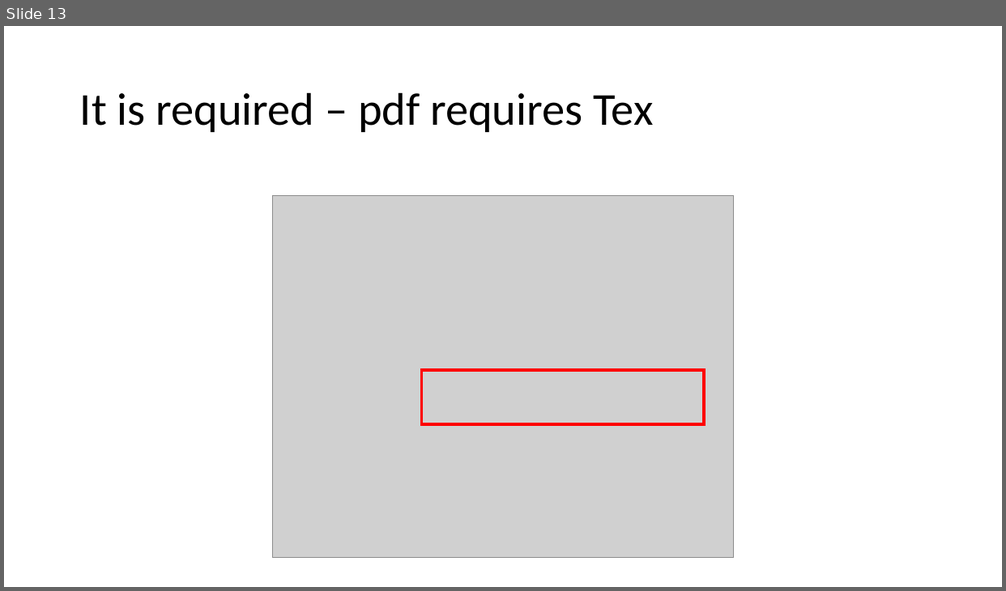
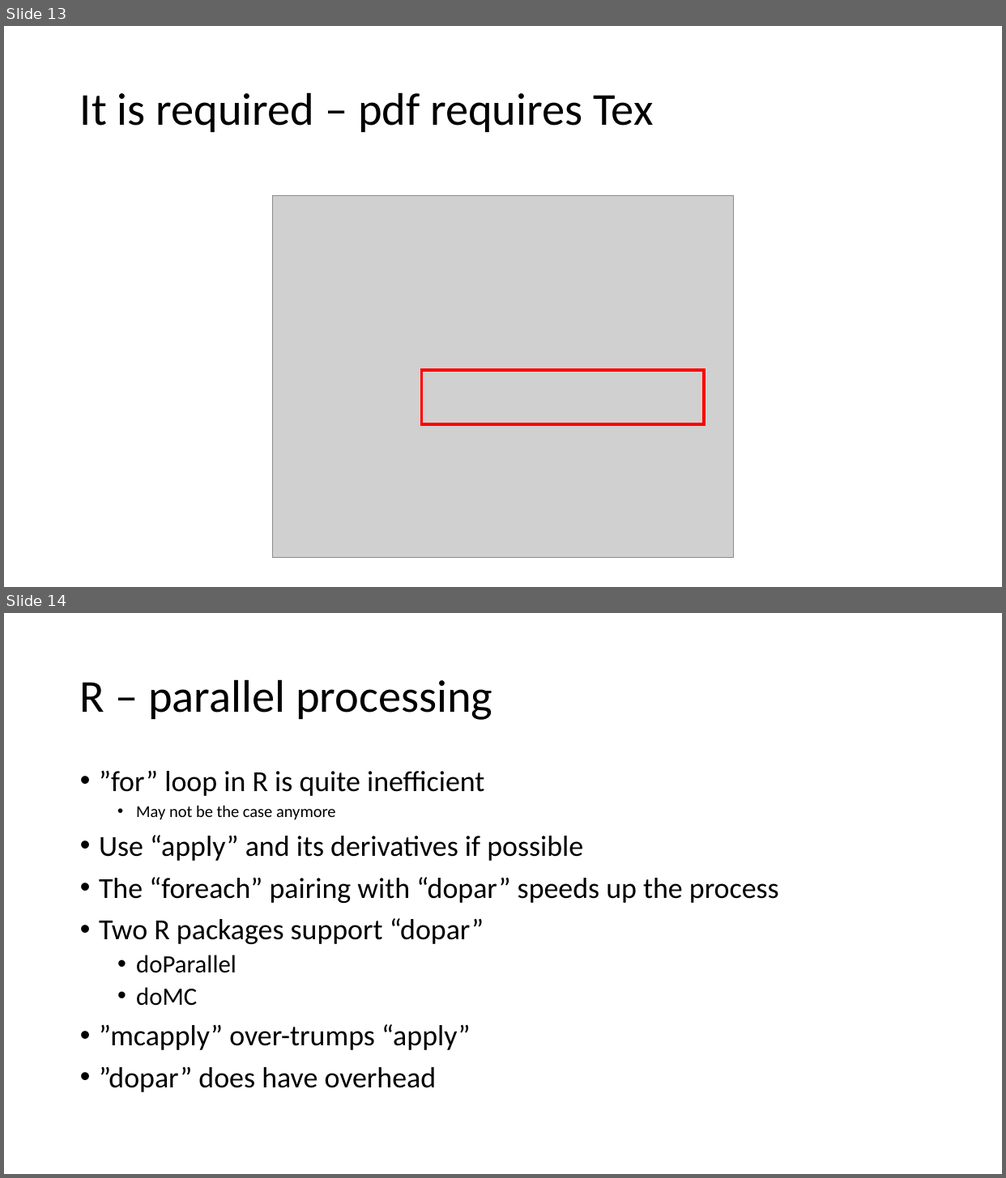
Before and after one commit to 2waybene/helloworld, a slide deck: IB_group_meeting/R_special_features.pptx. Shown one above the other, each under a label of ours: slide 13 before the commit, slides 13 and 14 after it. The pictures are 1006x591 and 1006x1178 pixels, drawn with LibreOffice and Linux fonts; fonts in the diff are those of the drawing; grey boxes stand for pictures. Boxes give left, top, right and bottom in pixels: in the first picture for what was removed or moved away, otherwise in the second. Text is boxed around its words. In the diff, an @@ line names an element or a change of style, - is before the commit and + after.

Commit message:
r-parallel slide finalized

```diff
--- a/IB_group_meeting/R_special_features.pptx
+++ b/IB_group_meeting/R_special_features.pptx
@@ slide 14 added at [4, 613, 1002, 1174], background #FFFFFF @@
@@ title added at [80, 679, 492, 720], 44 pt, text #000000 @@
+R – parallel processing
@@ text added at [99, 770, 779, 1093], 28 pt, text #000000 @@
+• ”for” loop in R is quite inefficient
+  • May not be the case anymore
+• Use “apply” and its derivatives if possible
+• The “foreach” pairing with “dopar” speeds up the process
+• Two R packages support “dopar”
+  • doParallel
+  • doMC
+• ”mcapply” over-trumps “apply”
+• ”dopar” does have overhead
```
Also in this commit, not shown: 3 other slides added.
